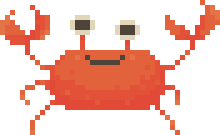
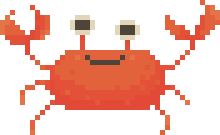
The second 220 × 135 image is a revision of the first. Changes to its layers:
hid "1" over [20, 95, 190, 135]
showed "orig" over [20, 95, 190, 135]
